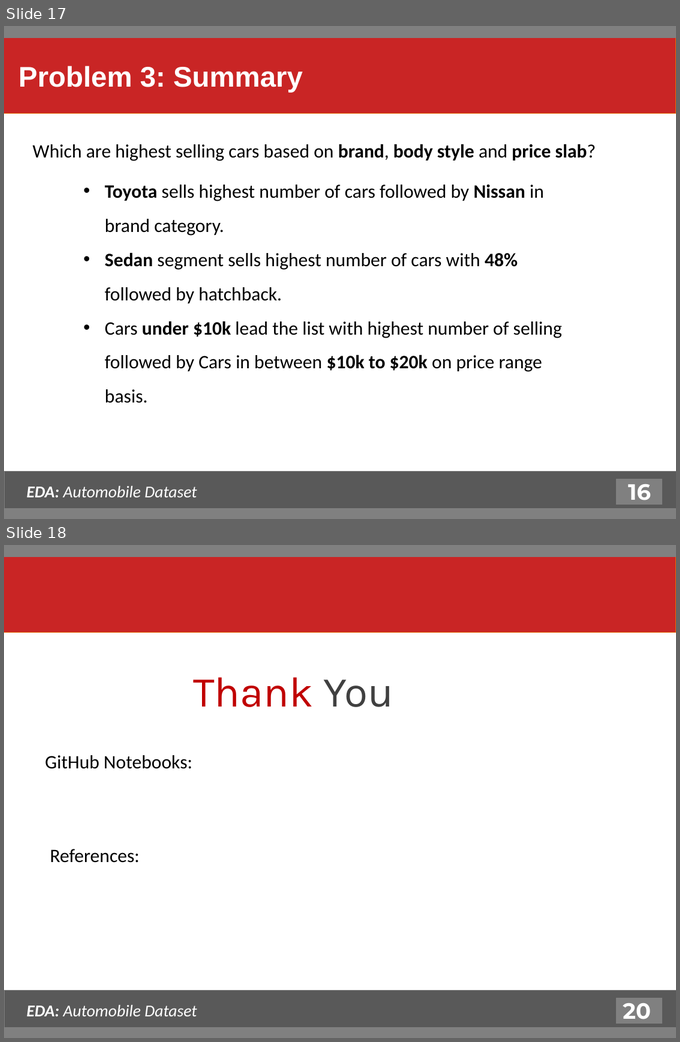
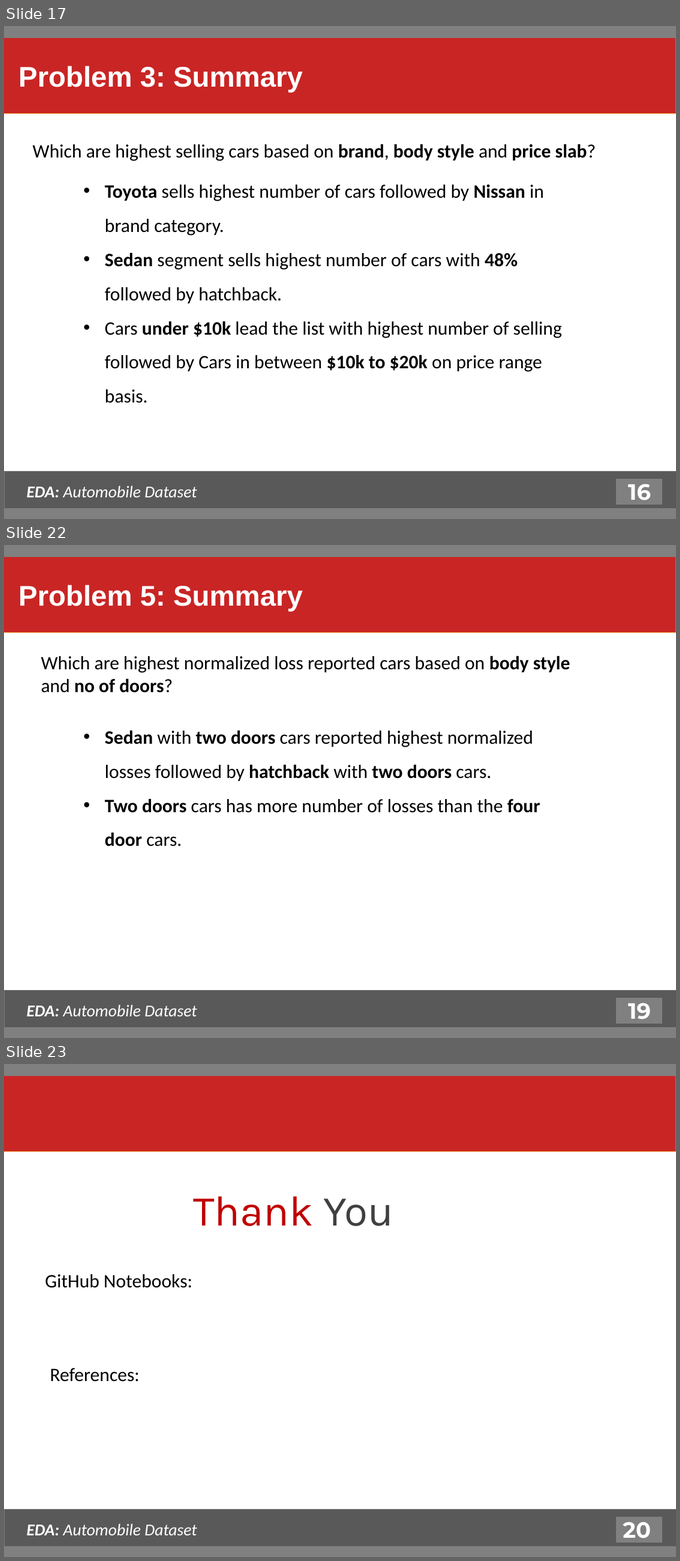
Before and after one commit to purnananda/Automobile_EDA, a slide deck: EDA_Automobile_Dataset.pptx. Shown one above the other, each under a label of ours: slides 17 and 18 before the commit, slides 17, 22 and 23 after it; the slides between them are not shown. The pictures are 680x1042 and 680x1561 pixels, drawn with LibreOffice and Linux fonts; fonts in the diff are those of the drawing. Boxes give left, top, right and bottom in pixels: in the first picture for what was removed or moved away, otherwise in the second. Text is boxed around its words. In the diff, an @@ line names an element or a change of style, - is before the commit and + after.

```diff
--- a/EDA_Automobile_Dataset.pptx
+++ b/EDA_Automobile_Dataset.pptx
@@ slide 22 added at (4,545,676,1038), background #FFFFFF @@
@@ rectangle added at (4,556,676,632), fill #C92525, outline #E46C0A 0.75 pt, 36 pt, text #FFFFFF, bold @@
+Problem 5: Summary
@@ rectangle added at (4,545,676,556), fill #808080, outline #808080 0.75 pt @@
@@ text added at (41,655,570,693), 24 pt, text #000000 @@
+Which are highest normalized loss reported cars based on body style and no of doors?
@@ text added at (105,730,540,846), 24 pt, text #000000 @@
+• Sedan with two doors cars reported highest normalized losses followed by hatchback with two doors cars.
+• Two doors cars has more number of losses than the four door cars.
@@ rectangle added at (4,990,676,1029), fill #595959, outline #808080 0.75 pt @@
@@ text added at (27,1005,197,1016), 21 pt, text #FFFFFF, italic @@
+EDA: Automobile Dataset
@@ rectangle added at (615,997,663,1024), fill #808080, outline #595959 2 pt @@
@@ text added at (628,1003,651,1019), 28 pt, text #FFFFFF, bold @@
+19
@@ rectangle added at (4,1027,676,1038), fill #808080, outline #808080 0.75 pt @@
@@ what was slide 18 is now slide 23 @@
```
Also in this commit, not shown: 1 slide changed, 4 other slides added.
